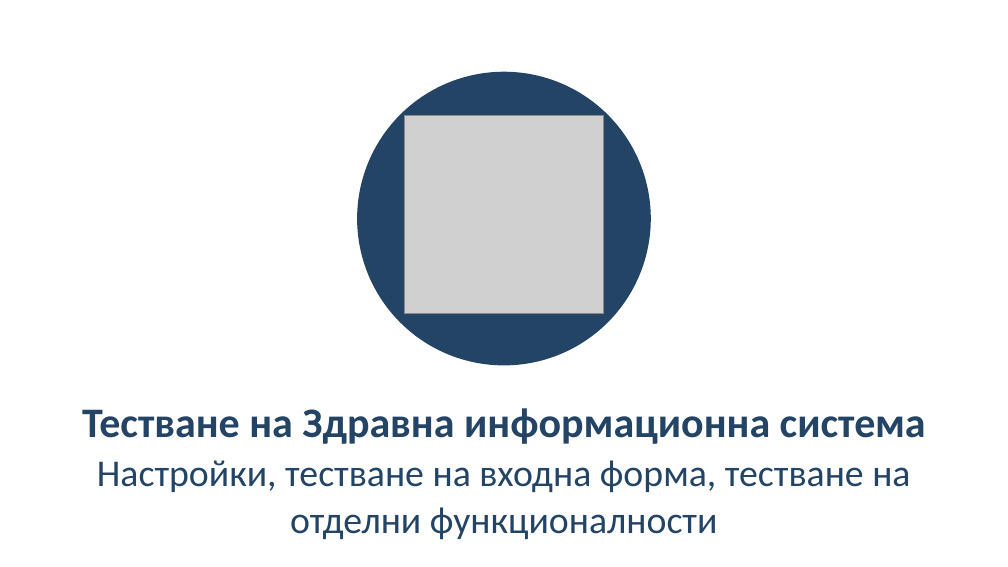
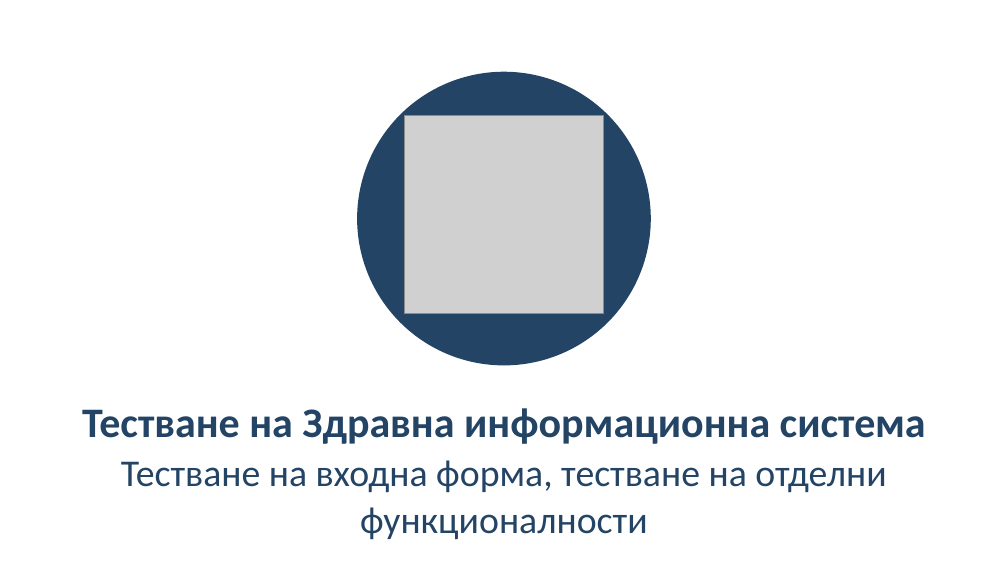
Before and after one commit to BG-IT-Edu/School-Programming, a slide deck: slide 22 of Courses/Software-Sciences/Module-4-Information-Systems-New/13-Information-System-Testing/13-Information-System-Testing.pptx (slide 26 before the commit). Drawn at 1008x567 pixels with LibreOffice and Linux fonts; fonts in the diff are those of the drawing; grey boxes stand for pictures. Boxes give left, top, right and bottom in pixels: in the first picture for what was removed or moved away, otherwise in the second. Text is boxed around its words. In the diff, an @@ line names an element or a change of style, - is before the commit and + after.

```diff
--- a/Courses/Software-Sciences/Module-4-Information-Systems-New/13-Information-System-Testing/13-Information-System-Testing.pptx
+++ b/Courses/Software-Sciences/Module-4-Information-Systems-New/13-Information-System-Testing/13-Information-System-Testing.pptx
@@ subtitle at [121,460,886,540]: text changed @@
-Настройки, тестване на входна форма, тестване на отделни функционалности
+Тестване на входна форма, тестване на отделни функционалности
```
Also in this commit, not shown: 1 other slide changed, 5 slides added, 20 slides removed.
